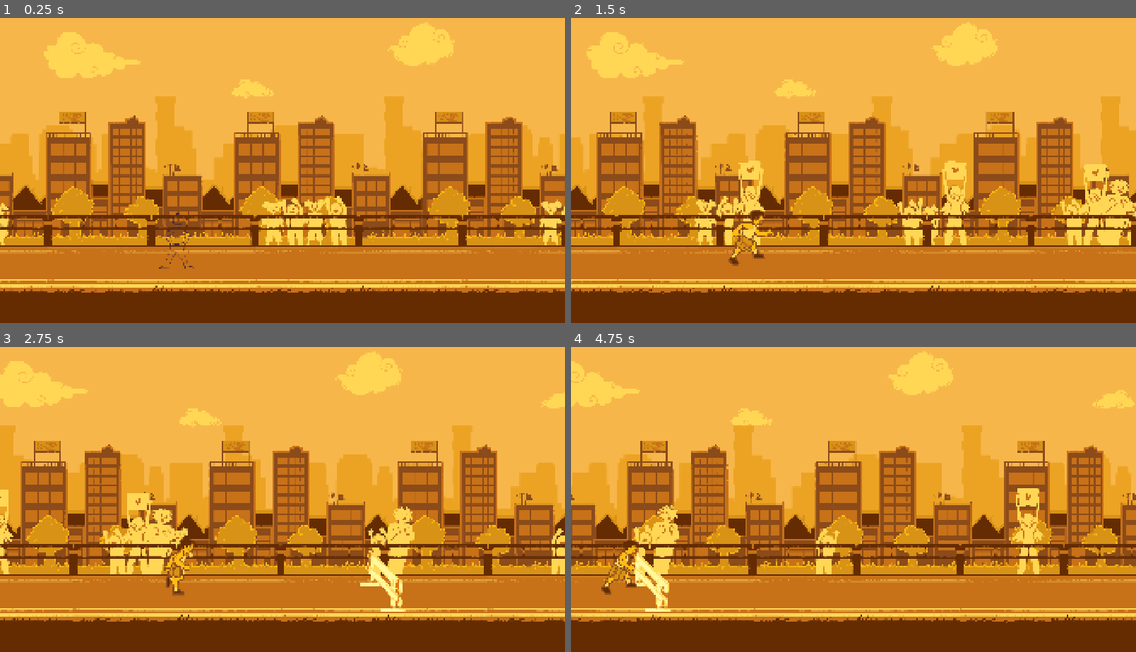
Above: before the commit, frames 1-4 (two rows, left to right).
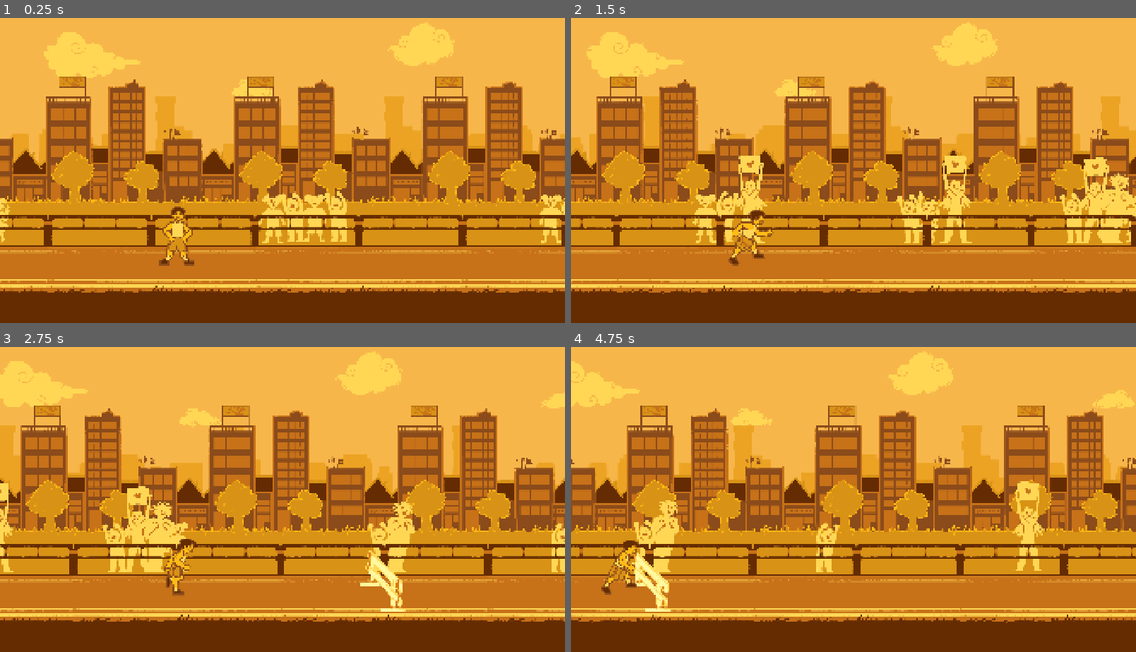
Above: after the commit, the same moments.

Repository: Ahzzak/Enjam2026_Grp5
Game: Godot game, scene res://scenes/world.tscn
Same seed, same stepped clock (60 frames per second), same inputs: the game is played once before the commit and once after it. Sound files missing from this copy of the repository are replaced by a short silence.
Inputs:
- Up to frame 1 (0.25 s): no input
- Up to frame 2 (1.5 s): hold D (Run) 0.53-1.28 s; tap Space (Jump) at 0.77 s; tap Ctrl (Slide) at 1.35 s
- Up to frame 3 (2.75 s): tap Space (Jump) at 1.52 s; tap N at 2.1 s
- Up to frame 4 (4.75 s): tap T at 2.85 s; tap Space (Jump) at 3.02, 3.77, 4.52 s; tap Y at 3.6 s; tap D (Run) at 4.35 s

The runs differ from the first frame. In frame 1, 27% of the frame differs, in the area x 0-100%, y 19-83%; in frame 2, 25%; in frame 3, 25%; in frame 4, 26%.

Commit message:
fix(decor) : sprite scale + position

Diff:
--- a/enjam-2026/prefabs/decor.tscn
+++ b/enjam-2026/prefabs/decor.tscn
@@ -76,7 +76,7 @@
 repeat_times = 7
 
 [node name="Sprite2D" type="Sprite2D" parent="City" unique_id=1670484800]
-position = Vector2(0, 360)
+position = Vector2(0, 240)
 texture = ExtResource("5_vrhmp")
 centered = false
 
--- a/enjam-2026/prefabs/player.tscn
+++ b/enjam-2026/prefabs/player.tscn
@@ -4,7 +4,6 @@
 [ext_resource type="Texture2D" uid="uid://d0r3vc2yxw26" path="res://visuals/Character/SP_Dive.png" id="2_8rb0w"]
 [ext_resource type="Texture2D" uid="uid://beh01x34vu50r" path="res://visuals/Character/SP_Fall.png" id="3_sd3sa"]
 [ext_resource type="Texture2D" uid="uid://c54r0tmprgsg2" path="res://visuals/Character/SP_Idle_1.png" id="4_m2qjg"]
-[ext_resource type="Texture2D" uid="uid://djaggm3vjnurp" path="res://visuals/Character/SP_Idle_2.png" id="5_llb5v"]
 [ext_resource type="Texture2D" uid="uid://cdijuqlqaqgph" path="res://visuals/Character/SP_Jump.png" id="6_x0bak"]
 [ext_resource type="Texture2D" uid="uid://v5vlgde7cx5b" path="res://visuals/Character/SP_Run_1.png" id="7_m2qjg"]
 [ext_resource type="Texture2D" uid="uid://b10f8kerkdvk1" path="res://visuals/Character/SP_Run_2.png" id="8_llb5v"]
@@ -42,9 +41,6 @@
 "frames": [{
 "duration": 1.0,
 "texture": ExtResource("4_m2qjg")
-}, {
-"duration": 1.0,
-"texture": ExtResource("5_llb5v")
 }],
 "loop": 1,
 "name": &"idle",
@@ -107,7 +103,7 @@
 
 [node name="Sprite" type="AnimatedSprite2D" parent="Visual" unique_id=226771862]
 sprite_frames = SubResource("SpriteFrames_stj53")
-animation = &"run"
+animation = &"idle"
 autoplay = "idle"
 offset = Vector2(0, -128)
 
--- a/enjam-2026/prefabs/pnj/pnj.tscn
+++ b/enjam-2026/prefabs/pnj/pnj.tscn
@@ -8,3 +8,4 @@
 look = ExtResource("2_mt5uq")
 
 [node name="Sprite" type="Sprite2D" parent="." unique_id=1294103105]
+scale = Vector2(1.1, 1.1)
--- a/enjam-2026/prefabs/pnj/pnj_spawner.tscn
+++ b/enjam-2026/prefabs/pnj/pnj_spawner.tscn
@@ -15,3 +15,4 @@
 script = ExtResource("1_2ir2f")
 pnj_scene = ExtResource("2_edqcw")
 looks = Array[ExtResource("2_ttl8v")]([ExtResource("3_edqcw"), ExtResource("4_25nea"), ExtResource("5_r61vm"), ExtResource("6_hxoad"), ExtResource("7_yma8c")])
+feet_y = 805.0
--- a/enjam-2026/scenes/world.tscn
+++ b/enjam-2026/scenes/world.tscn
@@ -22,6 +22,7 @@
 [node name="PnjSpawner" parent="." unique_id=71066754 node_paths=PackedStringArray("game_manager", "camera") instance=ExtResource("3_4mrxx")]
 game_manager = NodePath("../GameManager")
 camera = NodePath("../Camera2D")
+feet_y = 805.0
 
 [node name="PlayerCharacter" parent="." unique_id=776062280 instance=ExtResource("2_rwgxs")]
 position = Vector2(1141, 917)
Binary file changed: enjam-2026/visuals/Character/SP_Idle_1.png
Binary file changed: enjam-2026/visuals/Character/SP_Slide.png
Binary file changed: enjam-2026/visuals/Decor/T_SpriteSheet.png
